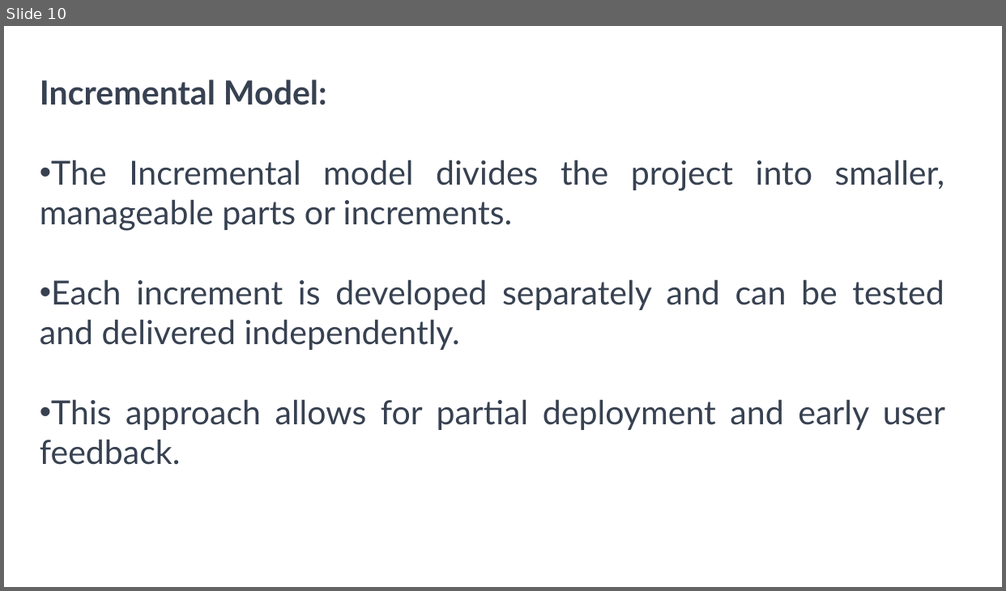
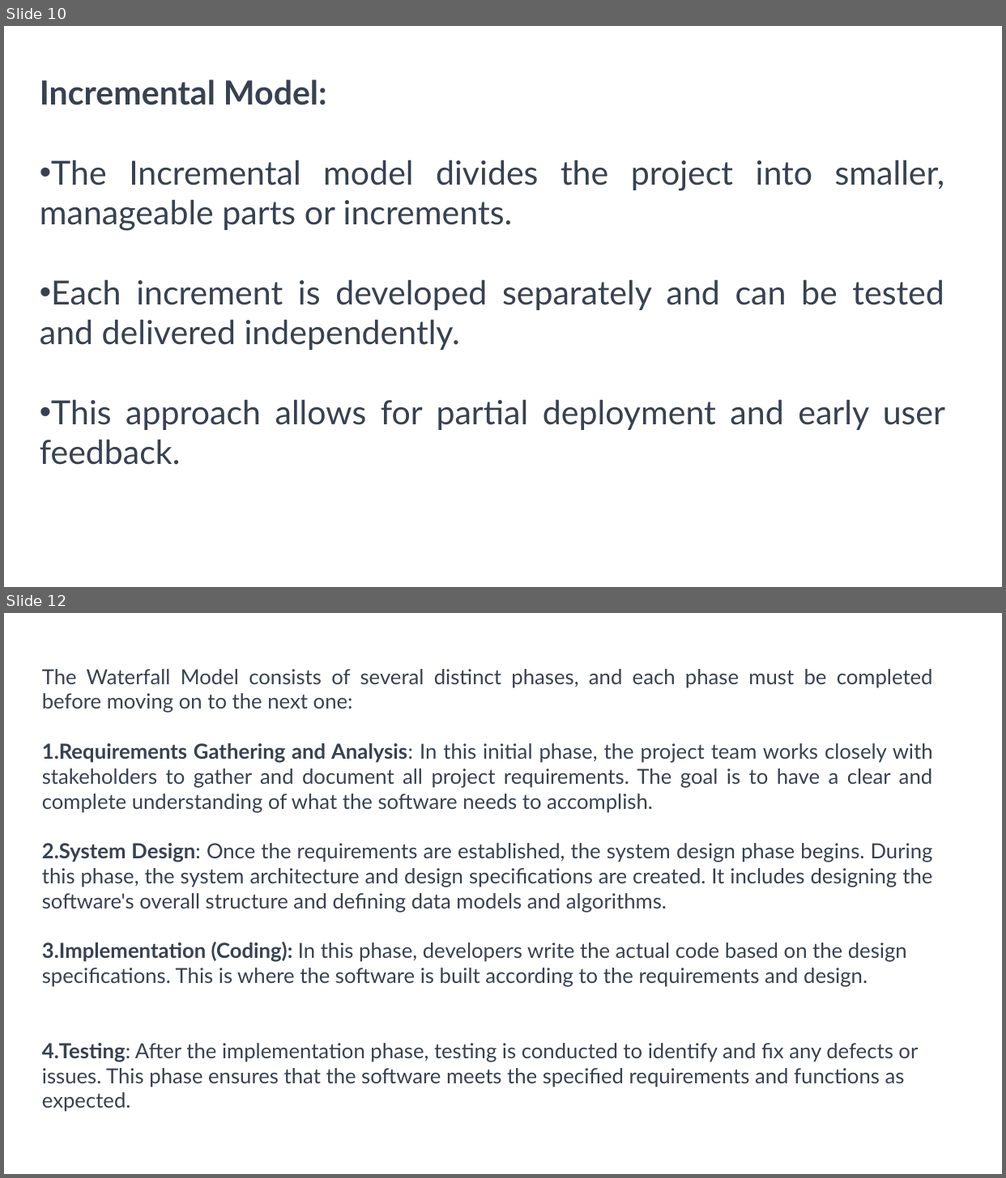
Before and after one commit to reni-varghese/ADP, a slide deck: SDLC Process Models.pptx. Shown one above the other, each under a label of ours: slide 10 before the commit, slides 10 and 12 after it; the slides between them are not shown. The pictures are 1006x591 and 1006x1178 pixels, drawn with LibreOffice and Linux fonts; fonts in the diff are those of the drawing. Boxes give left, top, right and bottom in pixels: in the first picture for what was removed or moved away, otherwise in the second. Text is boxed around its words. In the diff, an @@ line names an element or a change of style, - is before the commit and + after.

```diff
--- a/SDLC Process Models.pptx
+++ b/SDLC Process Models.pptx
@@ slide 12 added at (4,613,1002,1174), background #FFFFFF @@
@@ text added at (42,669,933,1112), 20 pt, text #374151 @@
+The Waterfall Model consists of several distinct phases, and each phase must be completed before moving on to the next one:
+1. Requirements Gathering and Analysis: In this initial phase, the project team works closely with stakeholders to gather and document all project requirements. The goal is to have a clear and complete understanding of what the software needs to accomplish.
+2. System Design: Once the requirements are established, the system design phase begins. During this phase, the system architecture and design specifications are created. It includes designing the software's overall structure and defining data models and algorithms.
+3. Implementation (Coding): In this phase, developers write the actual code based on the design specifications. This is where the software is built according to the requirements and design.
+4. Testing: After the implementation phase, testing is conducted to identify and fix any defects or issues. This phase ensures that the software meets the specified requirements and functions as expected.
```
Also in this commit, not shown: 3 other slides added, 7 slides removed.
